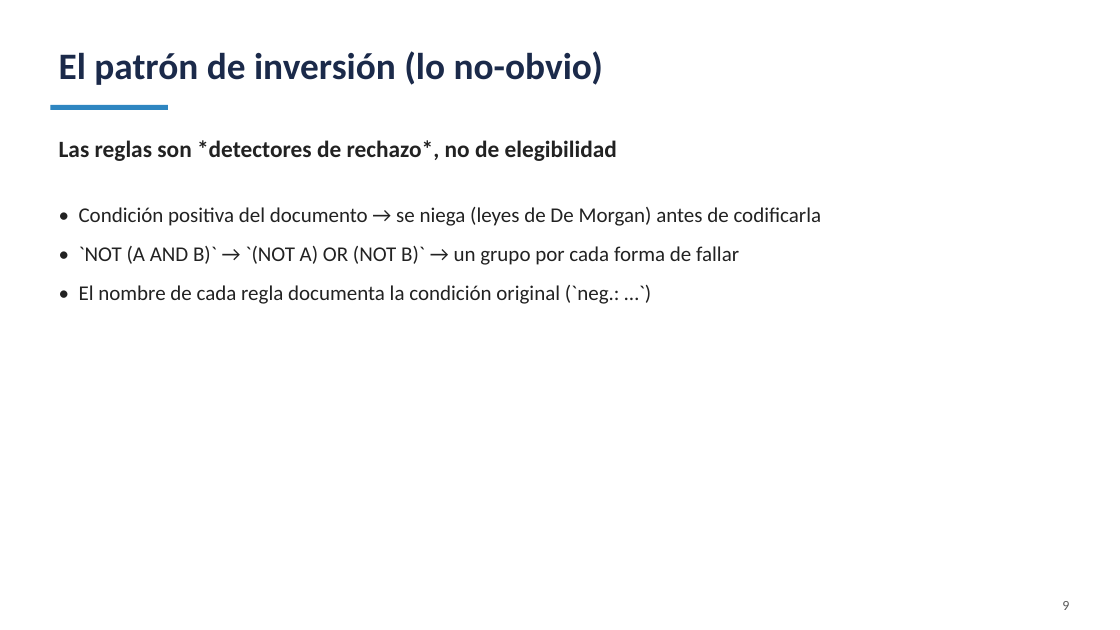
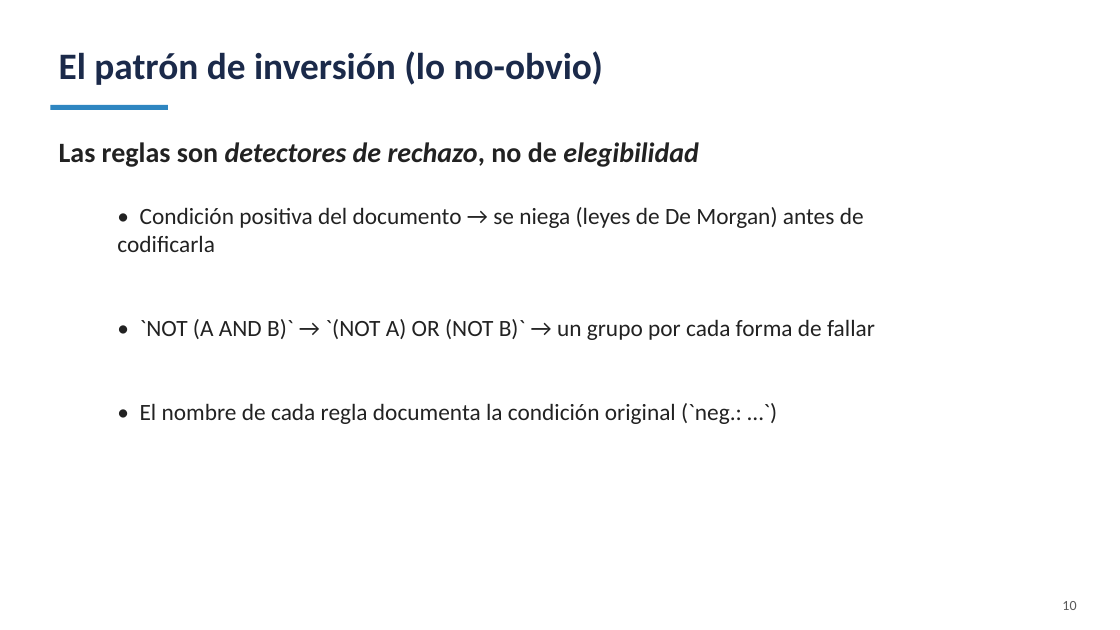
Before and after one commit to jbroceno/rule_engine, a slide deck: slide 10 of doc/PRESENTACION-SLIDES.pptx (slide 9 before the commit). Drawn at 1120x630 pixels with LibreOffice and Linux fonts; fonts in the diff are those of the drawing. Boxes give left, top, right and bottom in pixels: in the first picture for what was removed or moved away, otherwise in the second. Text is boxed around its words. In the diff, an @@ line names an element or a change of style, - is before the commit and + after.

```diff
--- a/doc/PRESENTACION-SLIDES.pptx
+++ b/doc/PRESENTACION-SLIDES.pptx
@@ text at bbox=[59, 142, 699, 167]: text changed; size 20 to 24 pt; italic on @@
-Las reglas son *detectores de rechazo*, no de elegibilidad
+Las reglas son detectores de rechazo, no de elegibilidad
@@ text "• Condición positiva del documento ...": place and size @@
-text "• Condición positiva del documento ..." at bbox=[79, 207, 822, 304]
+text "• Condición positiva del documento ..." at bbox=[117, 207, 875, 424]
@@ text "• Condición positiva del documento ..." at bbox=[117, 207, 875, 424]: size 18 to 20 pt @@
@@ text at bbox=[1062, 601, 1076, 610]: text changed @@
-9
+10
```
Also in this commit, not shown: 14 other slides changed, 1 slide added, 1 other file.
